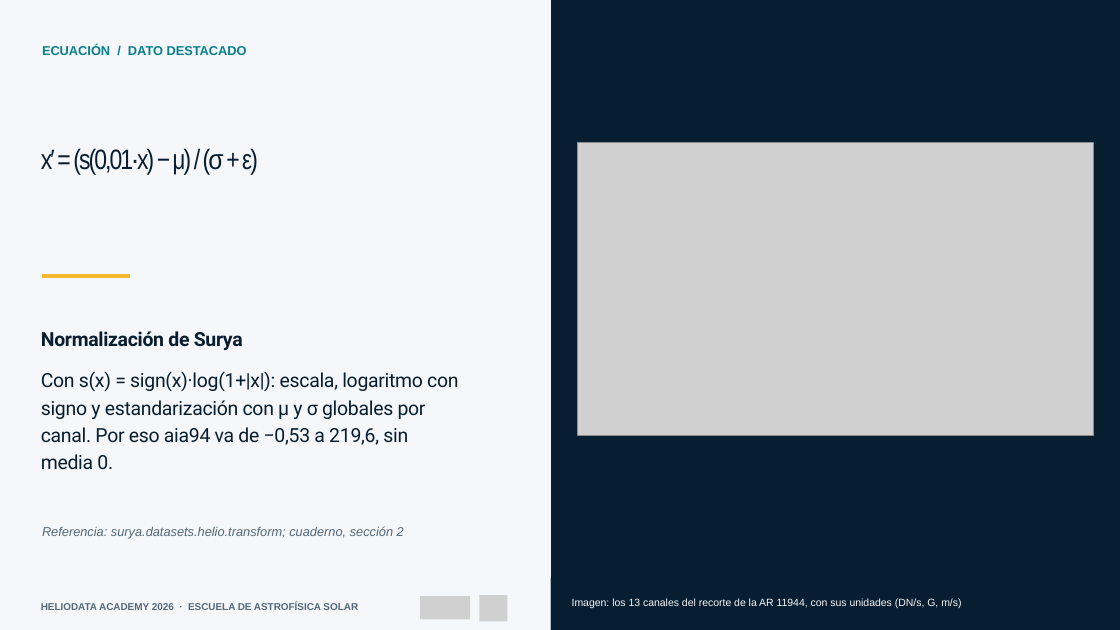
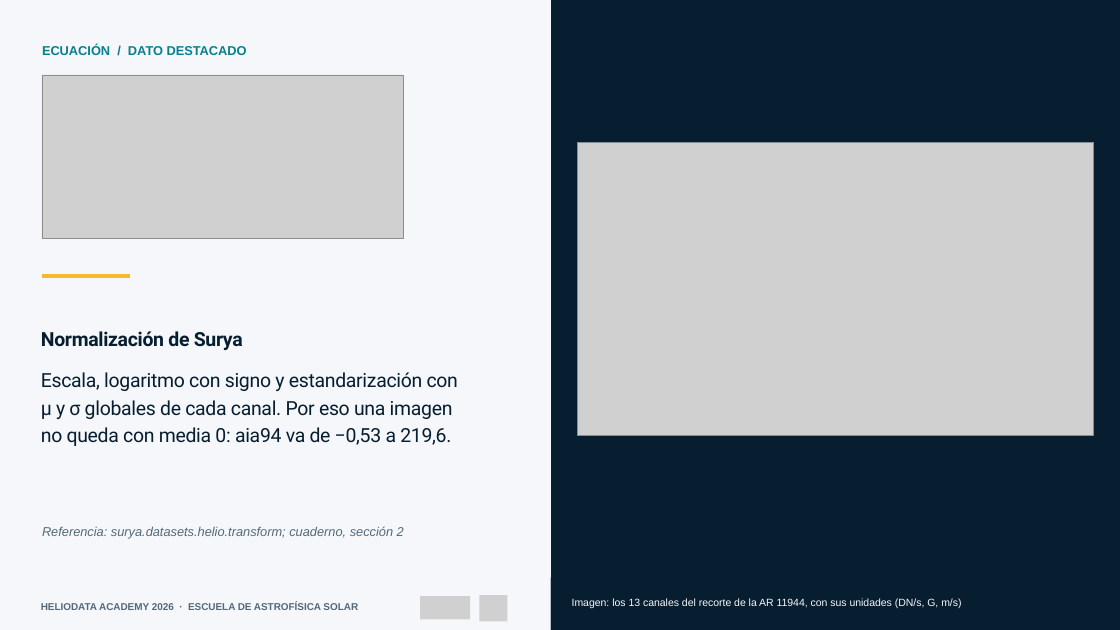
Before and after one commit to Group-of-Solar-Astrophysics/Escuela-Astrofisica-Solar-2026, a slide deck: slide 16 of 01_Material_por_expositor/Juan_Esteban_Agudelo_Ortiz/01_Presentacion/Machine_Learning_aplicado_al_Sol_Escuela_2026.pptx. Drawn at 1120x630 pixels with LibreOffice and Linux fonts; fonts in the diff are those of the drawing; grey boxes stand for pictures. Boxes give left, top, right and bottom in pixels: in the first picture for what was removed or moved away, otherwise in the second. Text is boxed around its words. In the diff, an @@ line names an element or a change of style, - is before the commit and + after.

```diff
--- a/01_Material_por_expositor/Juan_Esteban_Agudelo_Ortiz/01_Presentacion/Machine_Learning_aplicado_al_Sol_Escuela_2026.pptx
+++ b/01_Material_por_expositor/Juan_Esteban_Agudelo_Ortiz/01_Presentacion/Machine_Learning_aplicado_al_Sol_Escuela_2026.pptx
@@ picture added at bbox=[42, 75, 403, 238] @@
@@ text removed at bbox=[41, 148, 258, 175] @@
-x′ = (s(0,01·x) − μ) / (σ + ε)
@@ text at bbox=[41, 372, 458, 446]: text changed @@
-Con s(x) = sign(x)·log(1+|x|): escala, logaritmo con signo y estandarización con μ y σ globales por canal. Por eso aia94 va de −0,53 a 219,6, sin media 0.
+Escala, logaritmo con signo y estandarización con μ y σ globales de cada canal. Por eso una imagen no queda con media 0: aia94 va de −0,53 a 219,6.
```
Also in this commit, not shown: 1 other slide changed, 1 other file.
